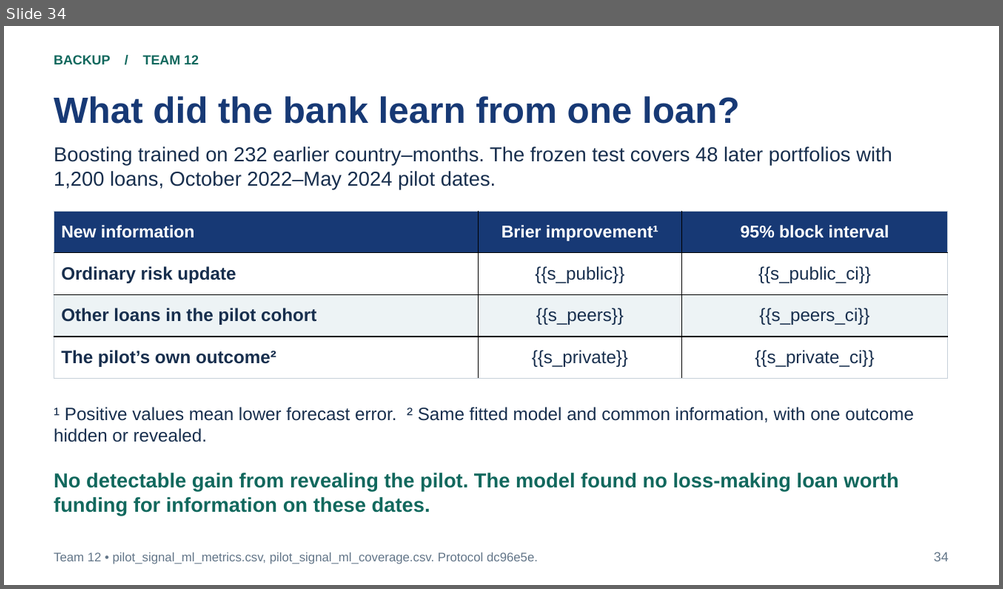
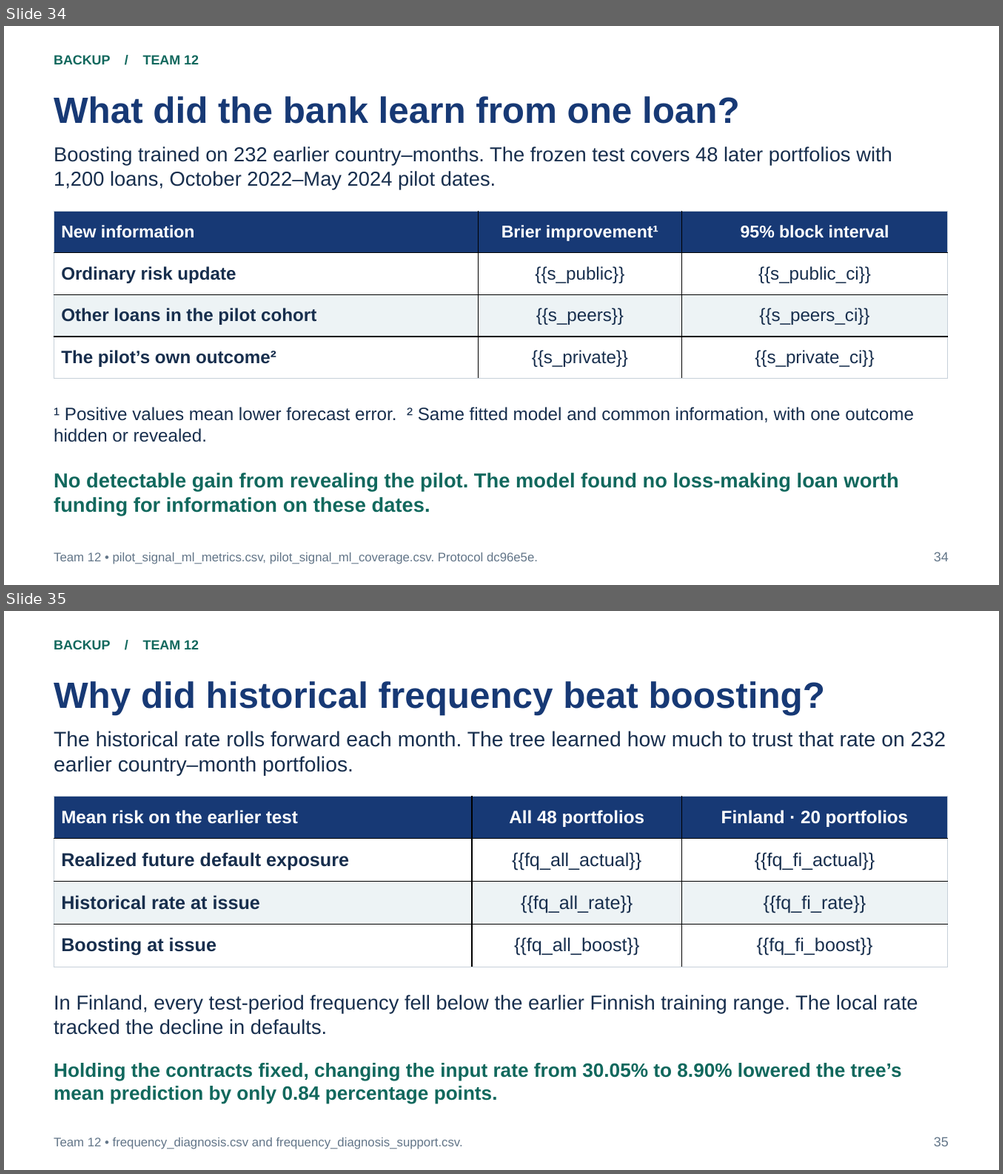
Before and after one commit to bigpurota/paper11, a slide deck: slides/template.pptx. Shown one above the other, each under a label of ours: slide 34 before the commit, slides 34 and 35 after it. The pictures are 1003x589 and 1003x1174 pixels, drawn with LibreOffice and Linux fonts; fonts in the diff are those of the drawing. Boxes give left, top, right and bottom in pixels: in the first picture for what was removed or moved away, otherwise in the second. Text is boxed around its words. In the diff, an @@ line names an element or a change of style, - is before the commit and + after.

Commit message:
Explain the frequency advantage and test anchored lending decisions on the final mature vintages

```diff
--- a/slides/template.pptx
+++ b/slides/template.pptx
@@ slide 35 added at [4, 611, 999, 1170], background #FFFFFF @@
@@ text added at [54, 640, 199, 649], 12.8 pt, text #11685D, bold @@
+BACKUP / TEAM 12
@@ text added at [54, 681, 825, 715], 35.2 pt, text #173975, bold @@
+Why did historical frequency beat boosting?
@@ text added at [54, 731, 945, 776], 20.2 pt, text #172E4D @@
+The historical rate rolls forward each month. The tree learned how much to trust that rate on 232 earlier country–month portfolios.
@@ table added at [54, 796, 947, 967], 4 rows, 3 columns @@
+Mean risk on the earlier test | All 48 portfolios | Finland · 20 portfolios
+Realized future default exposure | {{fq_all_actual}} | {{fq_fi_actual}}
+Historical rate at issue | {{fq_all_rate}} | {{fq_fi_rate}}
+Boosting at issue | {{fq_all_boost}} | {{fq_fi_boost}}
@@ text added at [54, 995, 918, 1035], 19.5 pt, text #172E4D @@
+In Finland, every test-period frequency fell below the earlier Finnish training range. The local rate tracked the decline in defaults.
@@ text added at [54, 1063, 902, 1105], 18.8 pt, text #11685D, bold @@
+Holding the contracts fixed, changing the input rate from 30.05% to 8.90% lowered the tree’s mean prediction by only 0.84 percentage points.
@@ text added at [54, 1138, 463, 1150], 12 pt, text #627588 @@
+Team 12 • frequency_diagnosis.csv and frequency_diagnosis_support.csv.
@@ text added at [933, 1137, 948, 1147], 12.8 pt, text #627588 @@
+35
```
Also in this commit, not shown: 1 other slide added, 38 other files.
